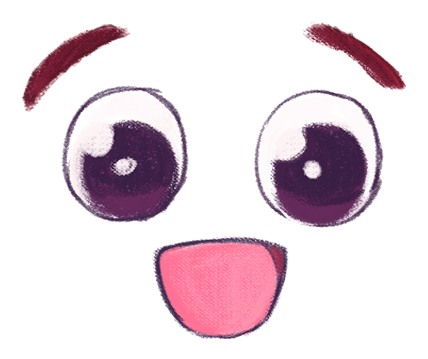
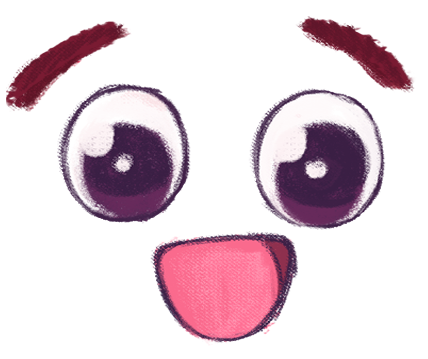
The second (428, 359) image is a revision of the first. Changes to its layers:
showed "Layer 5" over [6, 16, 415, 345]
showed "Layer 4" over [6, 19, 415, 346]
